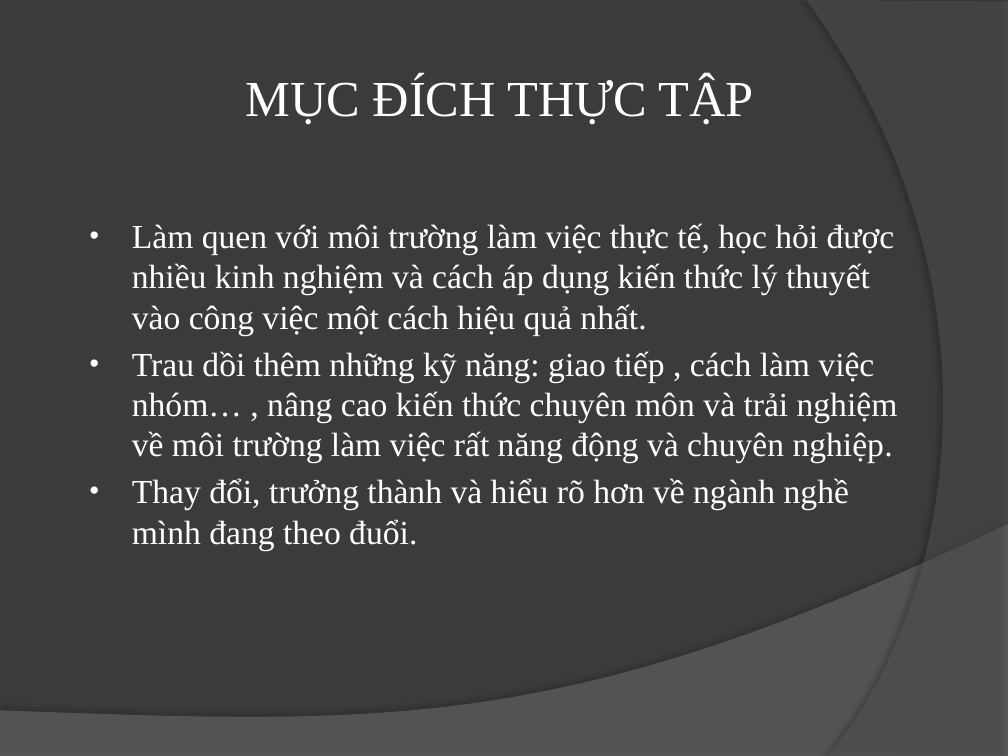
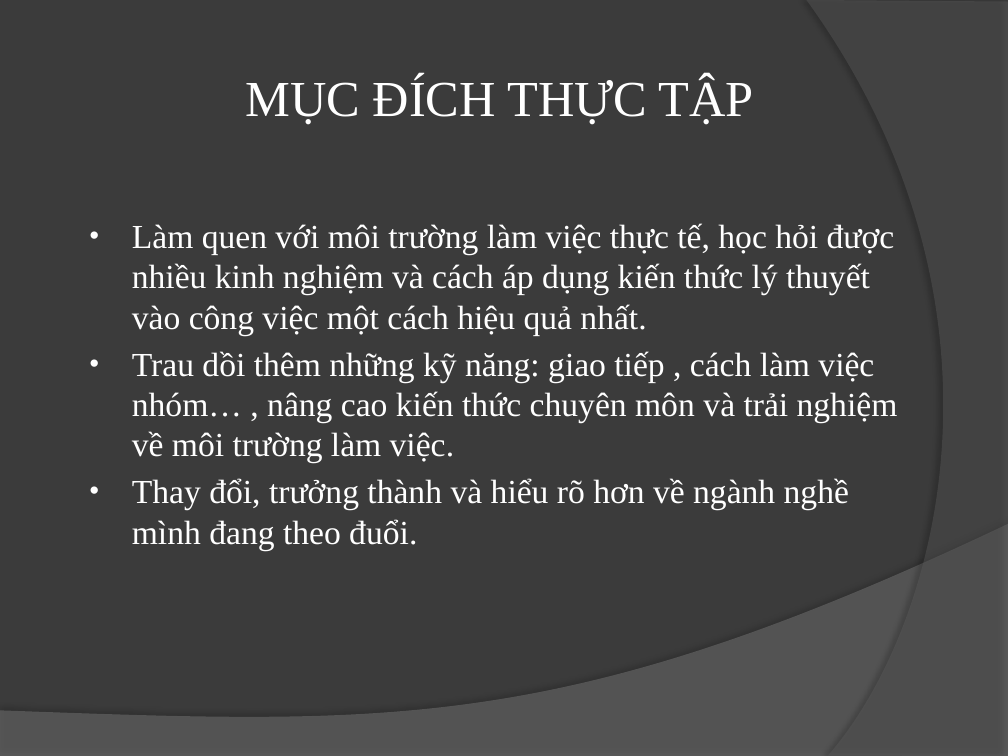
Before and after one commit to PusHGoD/1234, a slide deck: slide 7 of BAO CAO OJT K10A.pptx. Drawn at 1008x756 pixels with LibreOffice and Linux fonts; fonts in the diff are those of the drawing. Boxes give left, top, right and bottom in pixels: in the first picture for what was removed or moved away, otherwise in the second. Text is boxed around its words. In the diff, an @@ line names an element or a change of style, - is before the commit and + after.

```diff
--- a/BAO CAO OJT K10A.pptx
+++ b/BAO CAO OJT K10A.pptx
@@ text at (x1=132, y1=351, x2=898, y2=463): text changed @@
-• Trau dồi thêm những kỹ năng: giao tiếp , cách làm việc nhóm… , nâng cao kiến thức chuyên môn và trải nghiệm về môi trường làm việc rất năng động và chuyên nghiệp.
+• Trau dồi thêm những kỹ năng: giao tiếp , cách làm việc nhóm… , nâng cao kiến thức chuyên môn và trải nghiệm về môi trường làm việc.
```
Also in this commit, not shown: 8 other slides changed.
